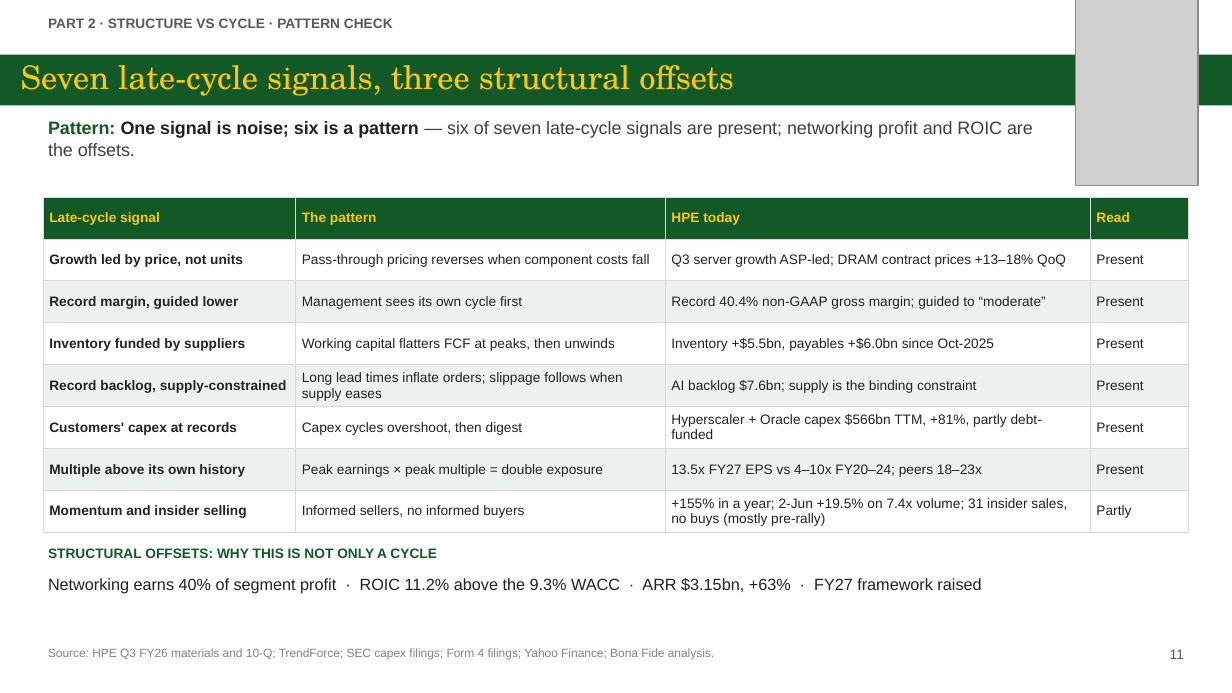
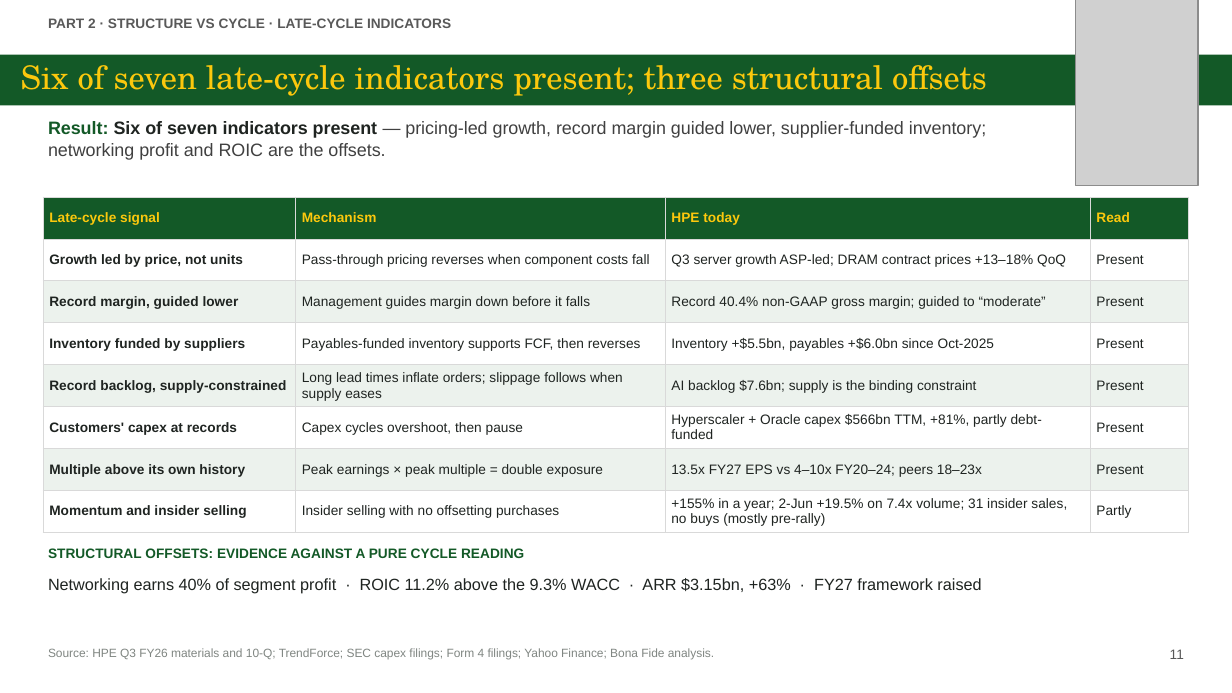
Before and after one commit to zhejiahu-tudelft/bonafide, a slide deck: slide 11 of HPE/final/HPE_Investment_Presentation.pptx. Drawn at 1232x693 pixels with LibreOffice and Linux fonts; fonts in the diff are those of the drawing; grey boxes stand for pictures. Boxes give left, top, right and bottom in pixels: in the first picture for what was removed or moved away, otherwise in the second. Text is boxed around its words. In the diff, an @@ line names an element or a change of style, - is before the commit and + after.

```diff
--- a/HPE/final/HPE_Investment_Presentation.pptx
+++ b/HPE/final/HPE_Investment_Presentation.pptx
@@ text at [48, 18, 451, 28]: text changed @@
-PART 2 · STRUCTURE VS CYCLE · PATTERN CHECK
+PART 2 · STRUCTURE VS CYCLE · LATE-CYCLE INDICATORS
@@ title at [21, 65, 987, 96]: text changed @@
-Seven late-cycle signals, three structural offsets
+Six of seven late-cycle indicators present; three structural offsets
@@ text at [48, 121, 986, 160]: text changed @@
-Pattern: One signal is noise; six is a pattern — six of seven late-cycle signals are present; networking profit and ROIC are the offsets.
+Result: Six of seven indicators present — pricing-led growth, record margin guided lower, supplier-funded inventory; networking profit and ROIC are the offsets.
@@ table at [43, 197, 1189, 532] @@
-row 1, column 2: The pattern
+row 1, column 2: Mechanism
-row 3, column 2: Management sees its own cycle first
+row 3, column 2: Management guides margin down before it falls
-row 4, column 2: Working capital flatters FCF at peaks, then unwinds
+row 4, column 2: Payables-funded inventory supports FCF, then reverses
-row 6, column 2: Capex cycles overshoot, then digest
+row 6, column 2: Capex cycles overshoot, then pause
-row 8, column 2: Informed sellers, no informed buyers
+row 8, column 2: Insider selling with no offsetting purchases
@@ text at [48, 548, 524, 558]: text changed @@
-STRUCTURAL OFFSETS: WHY THIS IS NOT ONLY A CYCLE
+STRUCTURAL OFFSETS: EVIDENCE AGAINST A PURE CYCLE READING
```
Also in this commit, not shown: 27 other slides changed, 38 other files.
